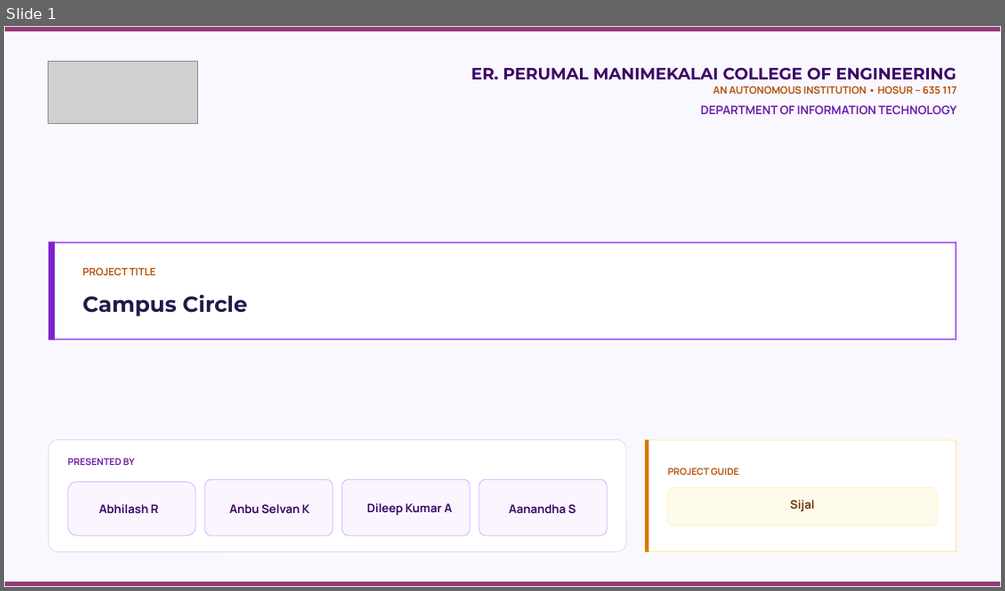
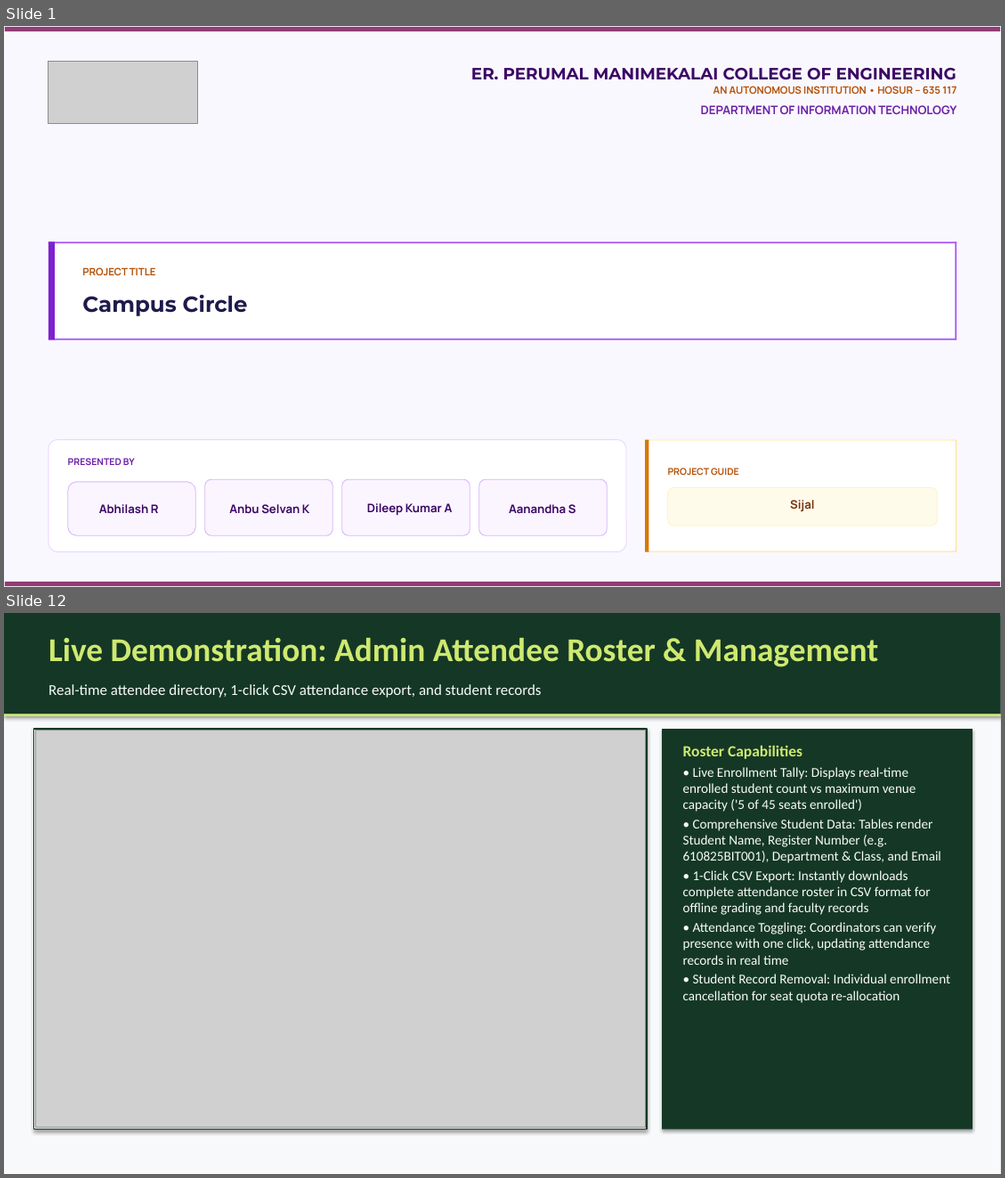
Before and after one commit to Abhi7Prajapathi/Events, a slide deck: CampusCircle_Presentation.pptx. Shown one above the other, each under a label of ours: slide 1 before the commit, slides 1 and 12 after it; the slides between them are not shown. The pictures are 1005x591 and 1005x1178 pixels, drawn with LibreOffice and Linux fonts; fonts in the diff are those of the drawing; grey boxes stand for pictures; background and template pictures are left out. Boxes give left, top, right and bottom in pixels: in the first picture for what was removed or moved away, otherwise in the second. Text is boxed around its words. In the diff, an @@ line names an element or a change of style, - is before the commit and + after.

Commit message:
docs: 16-slide presentation deck with core code snippets, screenshots, problem, solution, and architecture

```diff
--- a/CampusCircle_Presentation.pptx
+++ b/CampusCircle_Presentation.pptx
@@ slide 12 added at [4,613,1001,1174], background #FFFFFF @@
@@ rectangle added at [4,613,1001,1174], fill #F8F9FA @@
@@ rectangle added at [4,613,1001,714], fill #143825 @@
@@ text added at [48,638,878,667], 32 pt, text #CFE870, bold @@
+Live Demonstration: Admin Attendee Roster & Management
@@ text added at [48,684,541,698], 14.5 pt, text #F8F9FA @@
+Real-time attendee directory, 1-click CSV attendance export, and student records
@@ rectangle added at [4,714,1001,716], fill #CFE870 @@
@@ rectangle added at [34,729,647,1129], fill #FFFFFF, outline #143825 1.5 pt @@
@@ picture added at [35,730,646,1127] @@
@@ rectangle added at [662,729,972,1129], fill #143825 @@
@@ text added at [683,745,950,1003], 13 pt, text #F8F9FA @@
+Roster Capabilities
+• Live Enrollment Tally: Displays real-time enrolled student count vs maximum venue capacity ('5 of 45 seats enrolled')
+• Comprehensive Student Data: Tables render Student Name, Register Number (e.g. 610825BIT001), Department & Class, and Email
+• 1-Click CSV Export: Instantly downloads complete attendance roster in CSV format for offline grading and faculty records
+• Attendance Toggling: Coordinators can verify presence with one click, updating attendance records in real time
+• Student Record Removal: Individual enrollment cancellation for seat quota re-allocation
```
Also in this commit, not shown: 4 slides changed, 10 other slides added, 7 slides removed, 3 other files.
